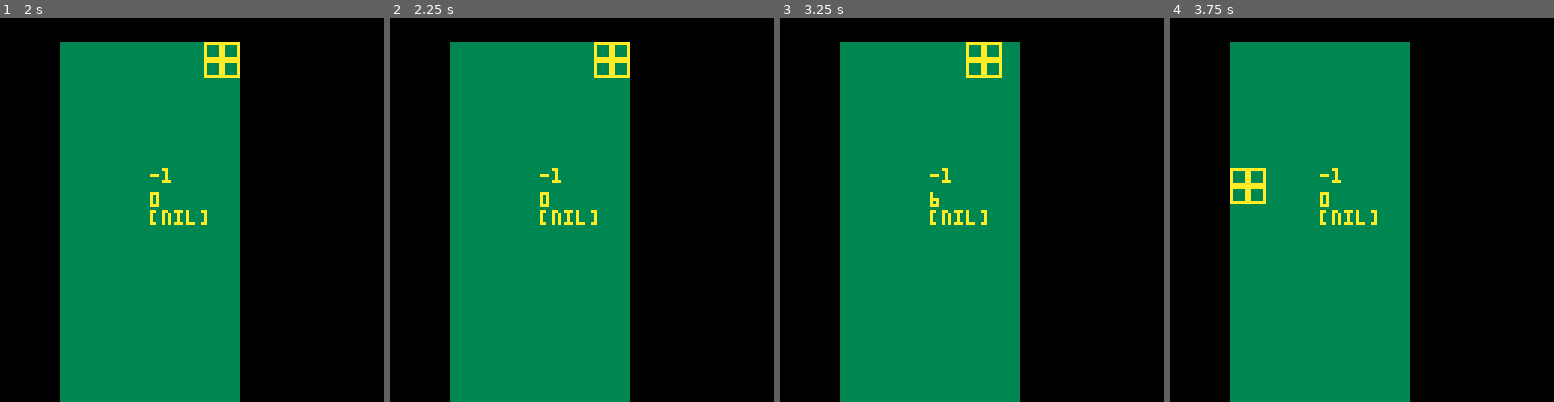
Above: before the commit, frames 1-4 (left to right).
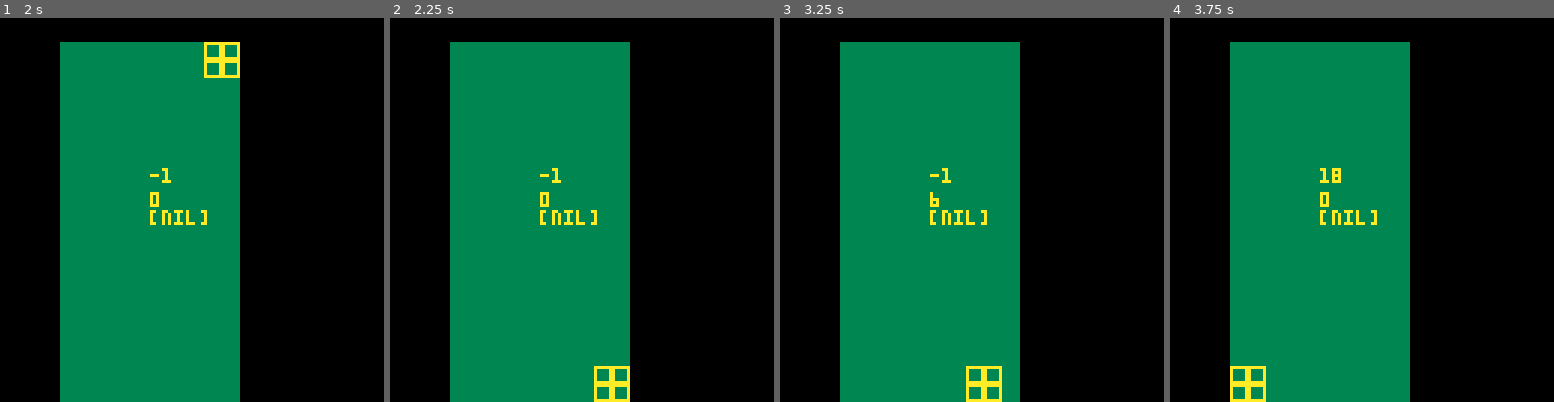
Above: after the commit, the same moments.

Repository: SHKBRD/testris
Game: PICO-8 cartridge tetris.p8
Same seed, same stepped clock (60 frames per second), same inputs: the game is played once before the commit and once after it.
Inputs:
- Up to frame 1 (2 s): tap X (X key) at 0.33, 1.07, 1.85 s; tap O (Z key) at 0.7, 1.7 s; hold Right from 1.6 s (still down)
- Up to frame 2 (2.25 s): release Right at 2.1 s; tap O (Z key) at 2.1 s; hold Up from 2.15 s (still down)
- Up to frame 3 (3.25 s): release Up at 2.42 s; hold Right 2.47-3.03 s; tap O (Z key) at 2.5, 2.9 s; tap X (X key) at 2.97 s; hold Left from 3.08 s (still down)
- Up to frame 4 (3.75 s): tap O (Z key) at 3.3, 3.7 s; release Left at 3.58 s; hold Down from 3.63 s (still down)

Frame 1 is identical in both runs. In frame 2, 1.0% of the frame differs, in the area x 53-63%, y 6-100%; in frame 3, 1.0%; in frame 4, 1.1%, in the area x 15-45%, y 39-100%.

Commit message:
add start of line clears

Diff:
--- a/tetris.lua
+++ b/tetris.lua
@@ -131,6 +131,7 @@
 function tetris_update60()
     accept_game_inputs()
     update_counters()
+    check_line_clears()
 end
 
 function accept_game_inputs()
@@ -145,6 +146,26 @@
 
 function update_counters()
     are_delay_update()
+end
+
+function check_line_clears()
+    clearinds={}
+    for i=#board, 1, -1 do
+        cleared=true
+        for block in all(board[i]) do
+            if not block.issolid then
+                cleared=false
+                break
+            end
+        end
+        if cleared then
+            add(clearinds, i)
+        end
+    end
+    for clear in all(clearinds) do
+        deli(board, clear)
+
+    end
 end
 
 function are_delay_update()
@@ -192,7 +213,7 @@
 function active_piece_inputs()
     if controllingpiece then
         if btnp(2) then
-
+            attempt_fast_drop(currpiece)
         end
         if btnp(3) then
 
@@ -246,6 +267,12 @@
     das_frames = -1
 end
 
+function attempt_fast_drop(tetri)
+    while attempt_move_tetrimino_down(tetri) do
+
+    end
+end
+
 function attempt_move_tetrimino(dir, tetri)
     check_tetrimino = {}
     check_tetrimino = deepcopy(tetri, {})
